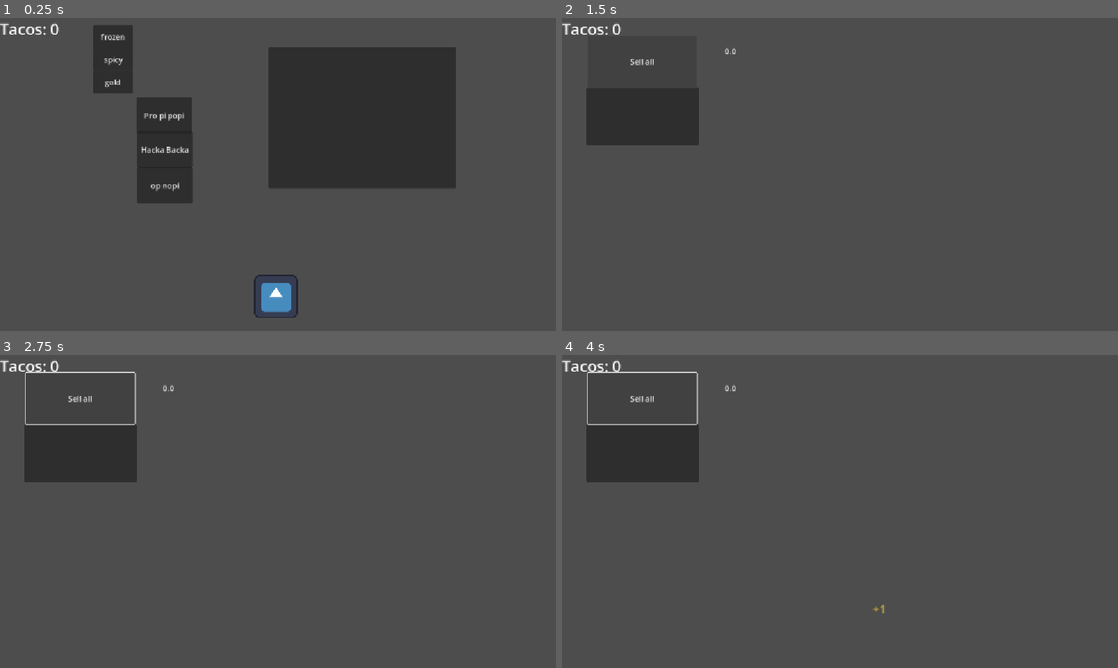
Above: before the commit, frames 1-4 (two rows, left to right).
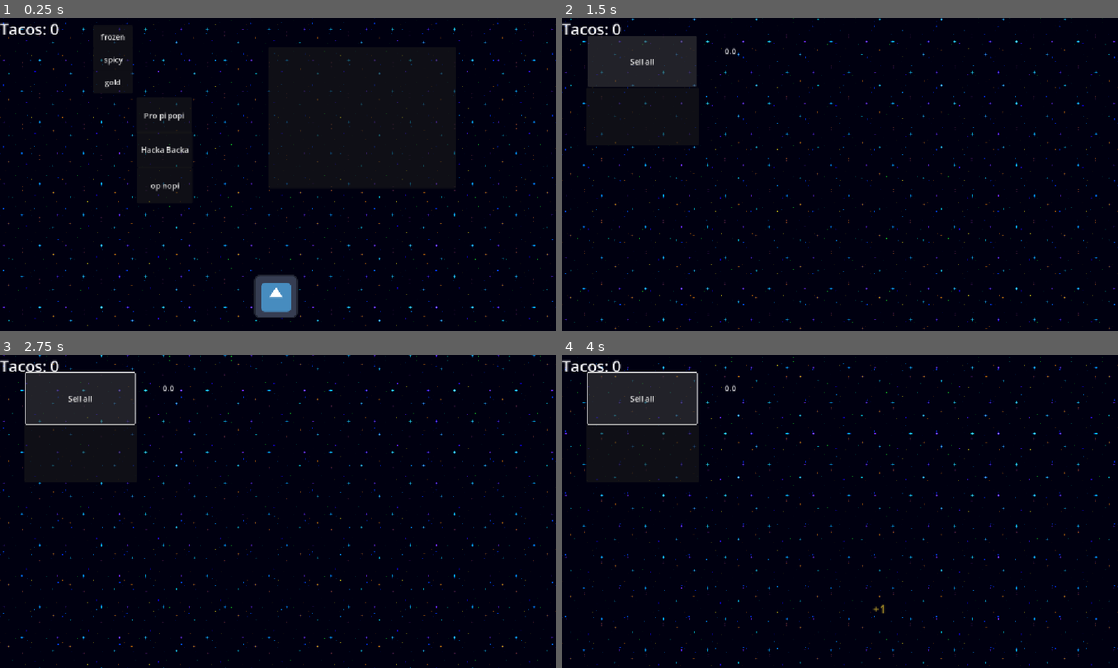
Above: after the commit, the same moments.

Repository: mubixd69-ux/Untitilidy
Game: Godot game, scene res://scenes/main.tscn
The game is run twice, just before and just after one commit, with the same random seed, the same clock (stepped at 60 frames per second) and the same inputs. The engine's default icon, where the game draws it, is replaced by a stand-in: a white triangle on a blue panel in a dark square.
Inputs (mouse positions are in pixels of both pictures, inside the frame that each line leads up to):
- Up to frame 1 (0.25 s): no input
- Up to frame 2 (1.5 s): click (923, 118) at 0.5 s; click "Sell all" at 1.25 s
- Up to frame 3 (2.75 s): hold Right (ui_right) from 2.03 s (still down)
- Up to frame 4 (4 s): release Right (ui_right) at 2.78 s; hold Left (ui_left) 2.78-3.53 s; hold Right (ui_right) from 3.53 s (still down)

The runs differ from the first frame. In frame 1, 98% of the frame differs, in the area x 0-100%, y 0-100%; in frame 2, 100%; in frame 3, 100%; in frame 4, 100%.

Commit message:
Added an animated background

Diff:
--- a/scenes/main.tscn
+++ b/scenes/main.tscn
@@ -12,6 +12,7 @@
 [ext_resource type="Script" uid="uid://dw0xiitg3euah" path="res://scripts/upgrade_frozen.gd" id="10_choun"]
 [ext_resource type="Script" uid="uid://chp1au741bt6i" path="res://scripts/upgrade_spicy.gd" id="11_eb6dy"]
 [ext_resource type="Script" uid="uid://b3438yd0khfhq" path="res://scripts/upgrade_gold.gd" id="11_ya4ey"]
+[ext_resource type="PackedScene" uid="uid://dkbbp17c04y5p" path="res://scenes/parallax_background.tscn" id="13_trceg"]
 
 [node name="main" type="Node2D" unique_id=879004149]
 
@@ -91,6 +92,8 @@
 text = "gold"
 script = ExtResource("11_ya4ey")
 
+[node name="ParallaxBackground" parent="." unique_id=1443026022 instance=ExtResource("13_trceg")]
+
 [connection signal="pressed" from="Change scene" to="Change scene" method="_on_pressed"]
 [connection signal="pressed" from="op" to="op" method="_on_pressed"]
 [connection signal="pressed" from="hacka" to="hacka" method="_on_pressed"]
--- /dev/null
+++ b/scenes/parallax_background.tscn
@@ -0,0 +1,40 @@
+[gd_scene format=3 uid="uid://dkbbp17c04y5p"]
+
+[ext_resource type="Script" uid="uid://dqk7xfbdukpsv" path="res://scripts/parallax_background.gd" id="1_ljpgv"]
+[ext_resource type="Texture2D" uid="uid://bv1yodbj8iiea" path="res://Assets/space.png" id="1_r7lvs"]
+[ext_resource type="Texture2D" uid="uid://b6ruqkd3p0pvo" path="res://far_stars.png" id="2_ljpgv"]
+[ext_resource type="Texture2D" uid="uid://dix85y5ny2y6x" path="res://close_stars.png" id="3_bpahb"]
+
+[node name="ParallaxBackground" type="ParallaxBackground" unique_id=1443026022]
+script = ExtResource("1_ljpgv")
+
+[node name="SpaceLayer" type="ParallaxLayer" parent="." unique_id=1094140202]
+unique_name_in_owner = true
+motion_mirroring = Vector2(0, 648)
+
+[node name="Space" type="TextureRect" parent="SpaceLayer" unique_id=761296675]
+offset_right = 1152.0
+offset_bottom = 648.0
+texture = ExtResource("1_r7lvs")
+stretch_mode = 1
+
+[node name="FarStarsLayer" type="ParallaxLayer" parent="." unique_id=404236622]
+unique_name_in_owner = true
+motion_mirroring = Vector2(0, 648)
+
+[node name="FarStars" type="TextureRect" parent="FarStarsLayer" unique_id=1176303921]
+offset_right = 1152.0
+offset_bottom = 648.0
+texture = ExtResource("2_ljpgv")
+stretch_mode = 1
+metadata/_edit_use_anchors_ = true
+
+[node name="CloseStarsLayer" type="ParallaxLayer" parent="." unique_id=1950211831]
+unique_name_in_owner = true
+motion_mirroring = Vector2(0, 648)
+
+[node name="CloseStars" type="TextureRect" parent="CloseStarsLayer" unique_id=1000974468]
+offset_right = 1152.0
+offset_bottom = 648.0
+texture = ExtResource("3_bpahb")
+stretch_mode = 1
--- /dev/null
+++ b/scripts/parallax_background.gd
@@ -0,0 +1,12 @@
+extends ParallaxBackground
+
+@onready var space_layer: ParallaxLayer = %SpaceLayer
+@onready var far_stars_layer: ParallaxLayer = %FarStarsLayer
+@onready var close_stars_layer: ParallaxLayer = %CloseStarsLayer
+
+
+
+func _process(delta: float) -> void:
+	space_layer.motion_offset.y += 2 * delta
+	far_stars_layer.motion_offset.y += 5 * delta
+	close_stars_layer.motion_offset.y += 20 * delta
Binary file added: Assets/space.png
Not shown, added: Assets/space.png.import
Binary file added: close_stars.png
Not shown, added: close_stars.png.import
Binary file added: far_stars.png
Not shown, added: far_stars.png.import
Not shown, added: scripts/parallax_background.gd.uid
